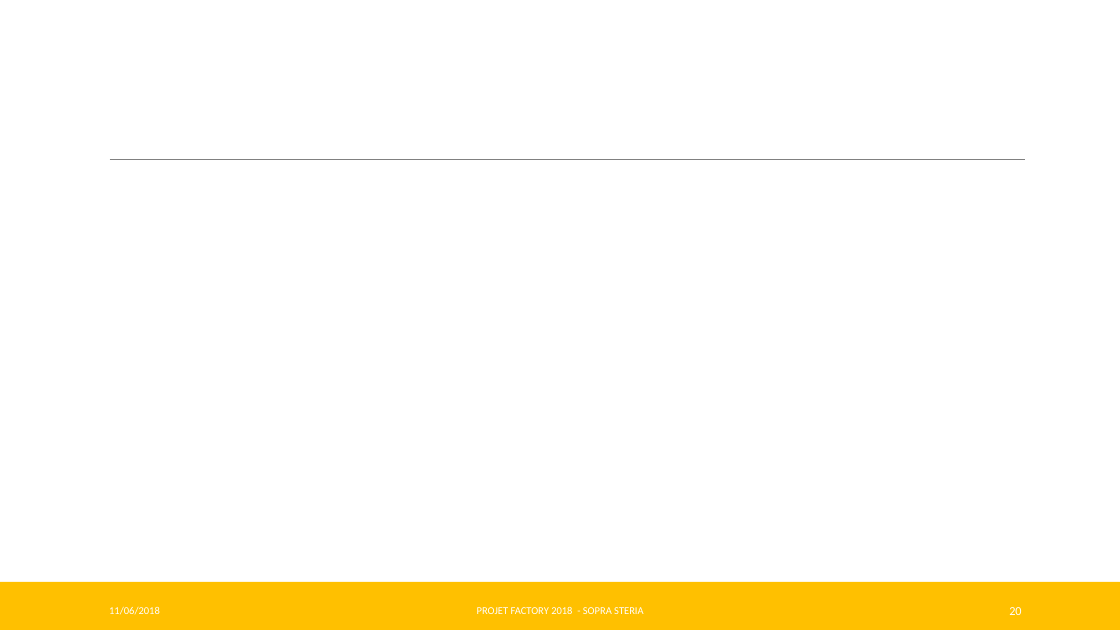
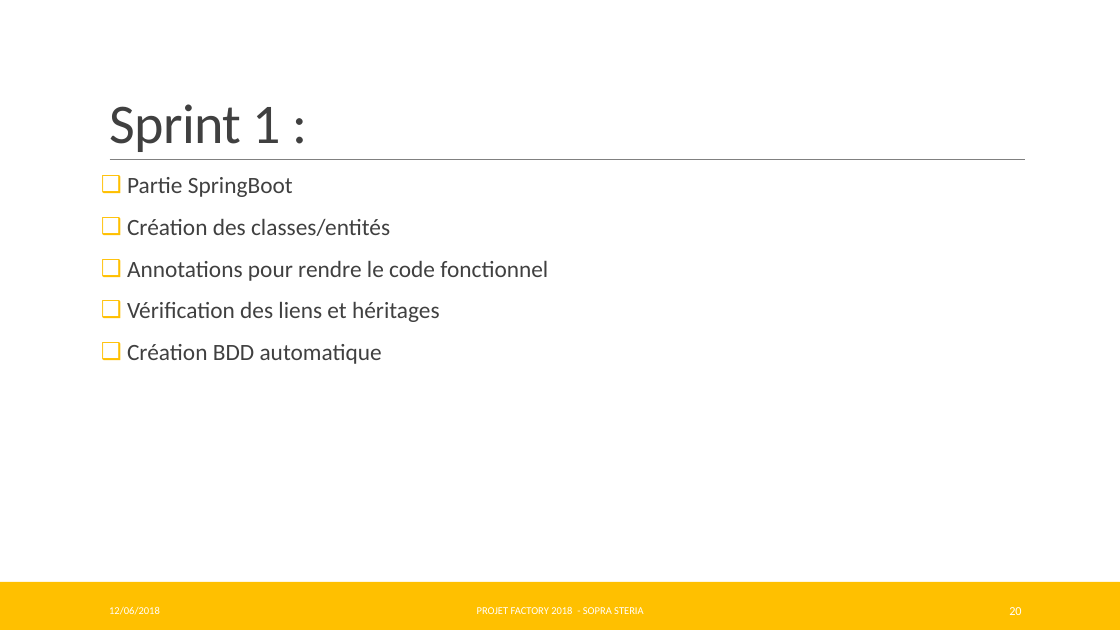
Before and after one commit to Pweting/ProjetFinalAAA, a slide deck: slide 20 of ProjetFinalAAA-Factory.pptx. Drawn at 1120x630 pixels with LibreOffice and Linux fonts; fonts in the diff are those of the drawing. Boxes give left, top, right and bottom in pixels: in the first picture for what was removed or moved away, otherwise in the second. Text is boxed around its words. In the diff, an @@ line names an element or a change of style, - is before the commit and + after.

Commit message:
powerpoint

```diff
--- a/ProjetFinalAAA-Factory.pptx
+++ b/ProjetFinalAAA-Factory.pptx
@@ title added at bbox=[109, 104, 281, 152], 48 pt, text #404040 @@
+Sprint 1 :
@@ text added at bbox=[127, 177, 548, 364], 20 pt, text #404040 @@
+❑ Partie SpringBoot
+❑ Création des classes/entités
+❑ Annotations pour rendre le code fonctionnel
+❑ Vérification des liens et héritages
+❑ Création BDD automatique
@@ text at bbox=[109, 606, 160, 615]: text changed @@
-11/06/2018
+12/06/2018
```
Also in this commit, not shown: 19 other slides changed, 4 slides added.
